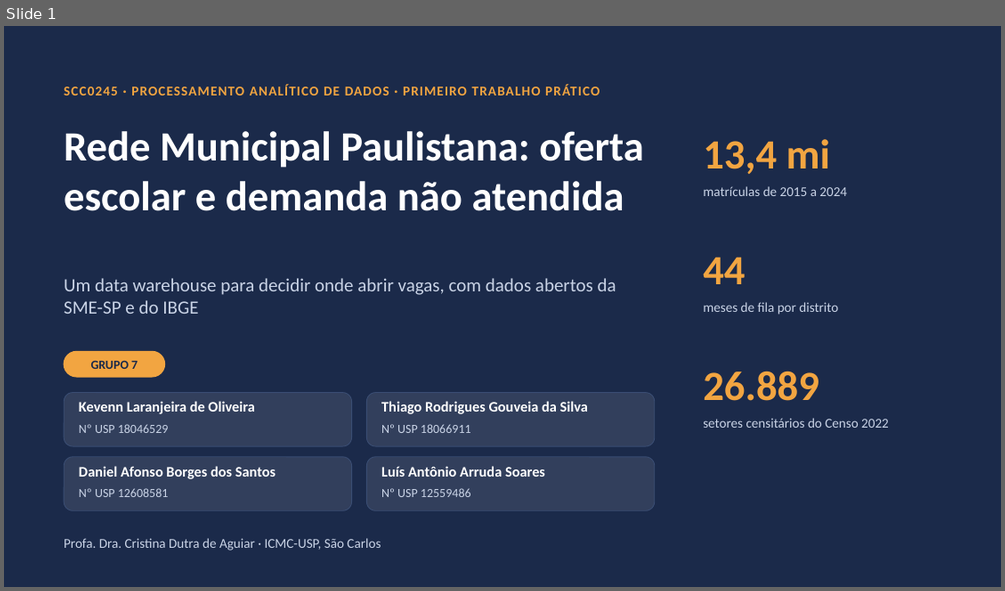
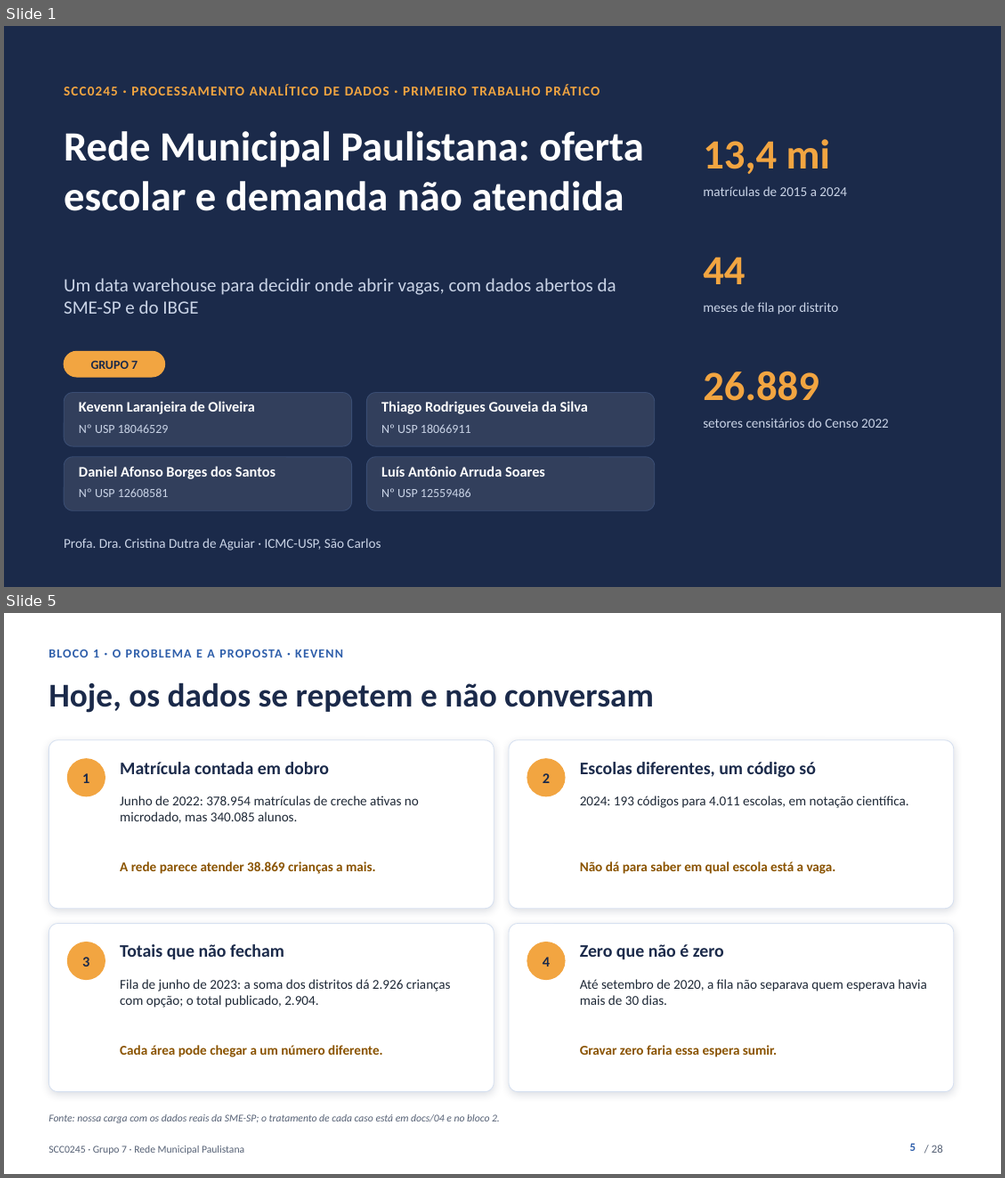
Before and after one commit to kevennlaranjeira/OLAP2026, a slide deck: docs/apresentacao/apresentacao-projeto1.pptx. Shown one above the other, each under a label of ours: slide 1 before the commit, slides 1 and 5 after it; the slides between them are not shown. The pictures are 1005x591 and 1005x1178 pixels, drawn with LibreOffice and Linux fonts; fonts in the diff are those of the drawing. Boxes give left, top, right and bottom in pixels: in the first picture for what was removed or moved away, otherwise in the second. Text is boxed around its words. In the diff, an @@ line names an element or a change of style, - is before the commit and + after.

Commit message:
docs(apresentacao): abertura sem persona, com a queda da fila e o que a proposta melhora (#16)
A história da Ana sai da apresentação. O bloco 1 agora segue uma linha:
- a fila de creche caiu 97% de 2015 a 2024, mas 3.633 crianças ainda esperavam;
- um slide escuro pergunta à plateia "e se fosse o seu filho?" (a criança fora da creche, o trabalho, a casa);
- o problema é onde abrir vaga: 2.502 das 3.633 esperavam uma unidade específica, e quem aceita qualquer unidade não esperava mais de 30 dias.

Dois slides novos mostram como a proposta ajuda a fila a cair mais. "Hoje, os dados se repetem e não conversam" traz quatro casos reais da nossa carga: 38.869 matrículas de creche que pareciam ativas em 2022, 193 códigos para 4.011 escolas em 2024, totais da fila que não fecham e zero que não é zero. "Consultas mais confiáveis e mais rápidas" traz o que medimos: 0,42 s para as oito consultas, 3,5 min de carga, 14 verificações e menos de 1% de diferença entre as bases.

O bloco 4 troca o fim da Ana por um exemplo (Grajaú e Tremembé) e pela volta à pergunta do começo. O bloco 1 fica com 7 minutos e os outros com 5. Os docs registram o tempo das consultas e a nova divisão. pptx, HTML e PDF vão para 28 slides.

```diff
--- a/docs/apresentacao/apresentacao-projeto1.pptx
+++ b/docs/apresentacao/apresentacao-projeto1.pptx
@@ slide 5 added at [4, 613, 1001, 1174], background #FFFFFF @@
@@ text added at [48, 649, 343, 657], 12 pt, text #2E5EAA, bold @@
+BLOCO 1 · O PROBLEMA E A PROPOSTA · KEVENN
@@ text added at [48, 682, 654, 713], 32 pt, text #1B2A4A, bold @@
+Hoje, os dados se repetem e não conversam
@@ rounded rectangle added at [48, 740, 494, 908], fill #FFFFFF, outline #D6E0F0 0.75 pt @@
@@ rounded rectangle added at [509, 740, 954, 908], fill #FFFFFF, outline #D6E0F0 0.75 pt @@
@@ ellipse added at [67, 759, 105, 796], fill #F2A541, outline #F2A541 1 pt @@
@@ text added at [120, 762, 329, 774], 17 pt, text #1B2A4A, bold @@
+Matrícula contada em dobro
@@ ellipse added at [527, 759, 565, 796], fill #F2A541, outline #F2A541 1 pt @@
@@ text added at [580, 762, 816, 778], 17 pt, text #1B2A4A, bold @@
+Escolas diferentes, um código só
@@ text added at [82, 773, 89, 783], 14 pt, text #1B2A4A, bold @@
+1
@@ text added at [120, 795, 419, 823], 13 pt, text #1F2937 @@
+Junho de 2022: 378.954 matrículas de creche ativas no microdado, mas 340.085 alunos.
@@ text added at [542, 773, 550, 783], 14 pt, text #1B2A4A, bold @@
+2
@@ text added at [580, 795, 909, 808], 13 pt, text #1F2937 @@
+2024: 193 códigos para 4.011 escolas, em notação científica.
@@ text added at [120, 861, 376, 874], 13 pt, text #8A5300, bold @@
+A rede parece atender 38.869 crianças a mais.
@@ text added at [580, 861, 836, 874], 13 pt, text #8A5300, bold @@
+Não dá para saber em qual escola está a vaga.
@@ rounded rectangle added at [48, 924, 494, 1092], fill #FFFFFF, outline #D6E0F0 0.75 pt @@
@@ rounded rectangle added at [509, 924, 954, 1092], fill #FFFFFF, outline #D6E0F0 0.75 pt @@
@@ ellipse added at [67, 942, 105, 980], fill #F2A541, outline #F2A541 1 pt @@
@@ text added at [82, 957, 89, 966], 14 pt, text #1B2A4A, bold @@
+3
@@ text added at [120, 944, 284, 959], 17 pt, text #1B2A4A, bold @@
+Totais que não fecham
@@ ellipse added at [527, 942, 565, 980], fill #F2A541, outline #F2A541 1 pt @@
@@ text added at [542, 957, 550, 966], 14 pt, text #1B2A4A, bold @@
+4
@@ text added at [580, 944, 724, 959], 17 pt, text #1B2A4A, bold @@
+Zero que não é zero
@@ text added at [120, 979, 451, 1007], 13 pt, text #1F2937 @@
+Fila de junho de 2023: a soma dos distritos dá 2.926 crianças com opção; o total publicado, 2.904.
@@ text added at [580, 979, 927, 1005], 13 pt, text #1F2937 @@
+Até setembro de 2020, a fila não separava quem esperava havia mais de 30 dias.
@@ text added at [120, 1045, 383, 1057], 13 pt, text #8A5300, bold @@
+Cada área pode chegar a um número diferente.
@@ text added at [580, 1045, 777, 1057], 13 pt, text #8A5300, bold @@
+Gravar zero faria essa espera sumir.
@@ text added at [48, 1114, 500, 1123], 10 pt, text #566175, italic @@
+Fonte: nossa carga com os dados reais da SME-SP; o tratamento de cada caso está em docs/04 e no bloco 2.
@@ text added at [48, 1145, 244, 1154], 10 pt, text #566175 @@
+SCC0245 · Grupo 7 · Rede Municipal Paulistana
@@ page number added at [910, 1143, 915, 1151], 11 pt, text #2E5EAA, bold @@
+5
@@ text added at [931, 1144, 943, 1152], 11 pt, text #566175 @@
+/ 28
```
Also in this commit, not shown: 24 slides changed, 2 other slides added, 1 slide removed, 9 other files.
